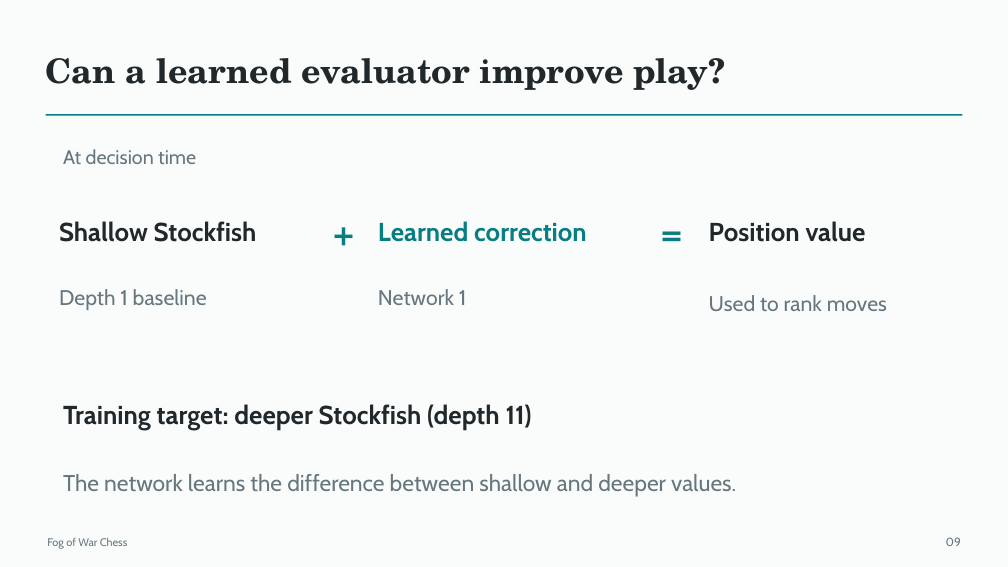
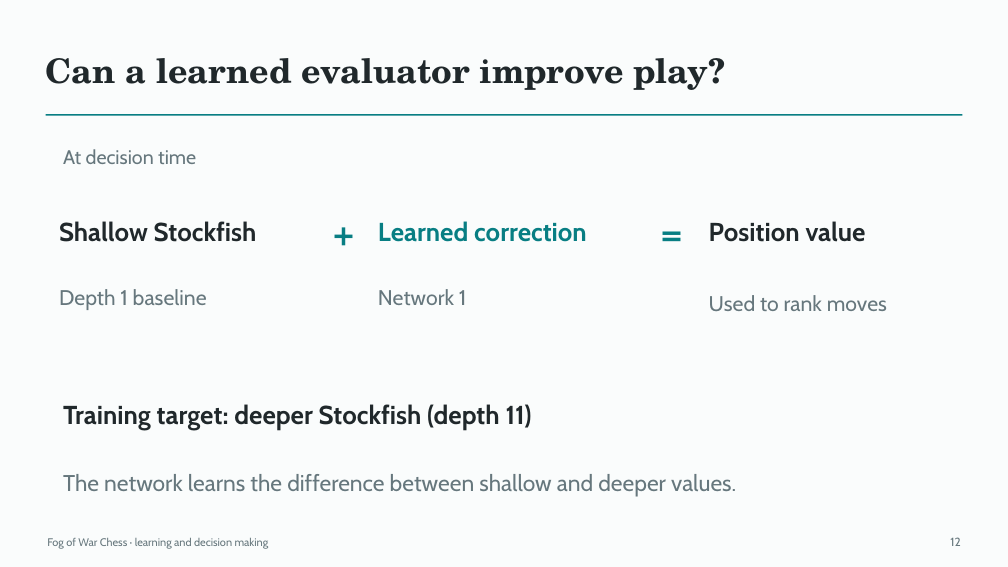
Before and after one commit to Mr-Teal/CS5446_project, a slide deck: slide 12 of docs/drafts/presentation-draft.pptx (slide 9 before the commit). Drawn at 1008x567 pixels with LibreOffice and Linux fonts; fonts in the diff are those of the drawing. Boxes give left, top, right and bottom in pixels: in the first picture for what was removed or moved away, otherwise in the second. Text is boxed around its words. In the diff, an @@ line names an element or a change of style, - is before the commit and + after.

```diff
--- a/docs/drafts/presentation-draft.pptx
+++ b/docs/drafts/presentation-draft.pptx
@@ text at [47,538,269,549]: text changed @@
-Fog of War Chess
+Fog of War Chess · learning and decision making
@@ text at [950,537,960,546]: text changed @@
-09
+12
```
Also in this commit, not shown: 10 other slides changed, 3 slides added, 3 other files.
